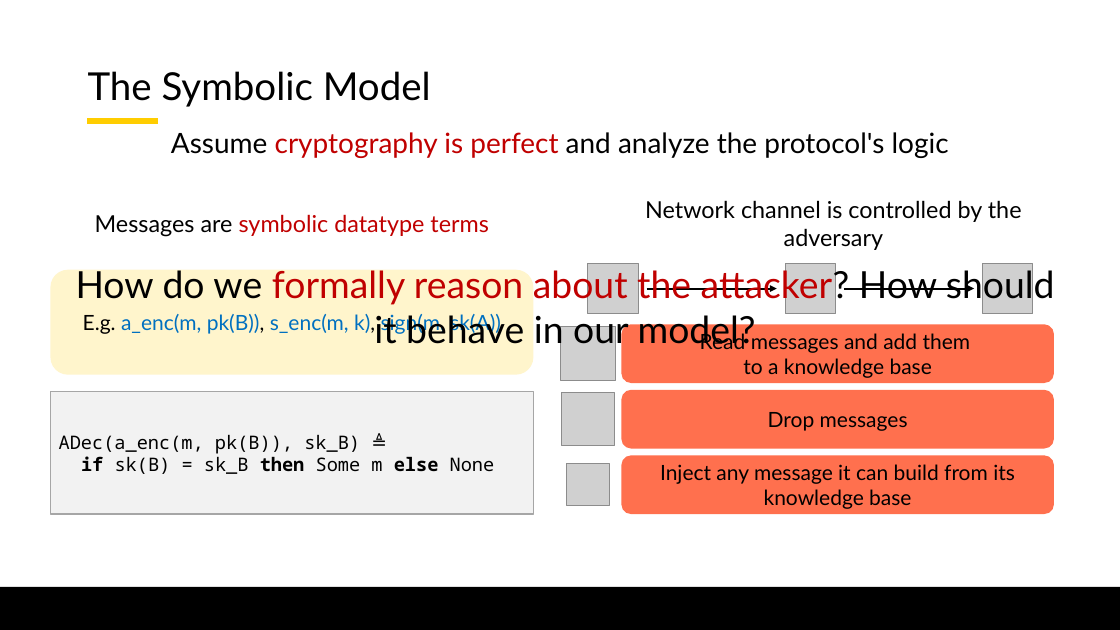
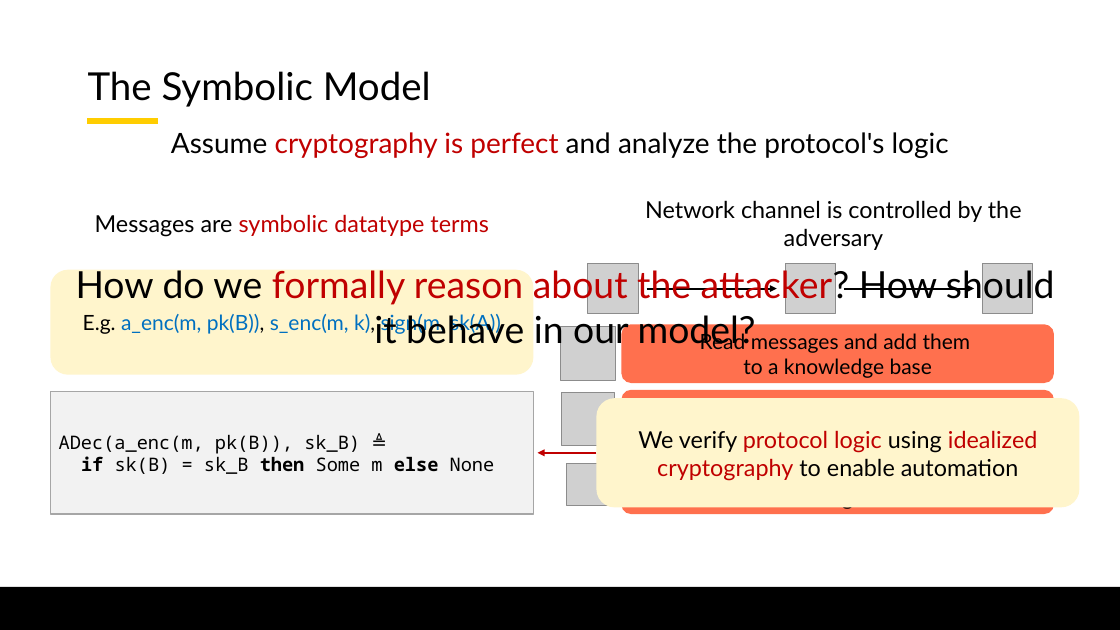
Before and after one commit to lorchrob/graduate_research_symposium, a slide deck: slide 36 of symposium_slides.pptx. Drawn at 1120x630 pixels with LibreOffice and Linux fonts; fonts in the diff are those of the drawing; grey boxes stand for pictures; background and template pictures are left out. Boxes give left, top, right and bottom in pixels: in the first picture for what was removed or moved away, otherwise in the second. Text is boxed around its words. In the diff, an @@ line names an element or a change of style, - is before the commit and + after.

```diff
--- a/symposium_slides.pptx
+++ b/symposium_slides.pptx
@@ rounded rectangle added at <box>597,398,1080,507</box>, fill #FFF5CC, 20 pt, text #C00000 @@
+We verify protocol logic using idealized cryptography to enable automation
@@ arrow added from (597, 453) to (538, 453), #C00000 1.75 pt @@
```
Also in this commit, not shown: 3 other slides changed, 1 slide added, 1 slide removed.
